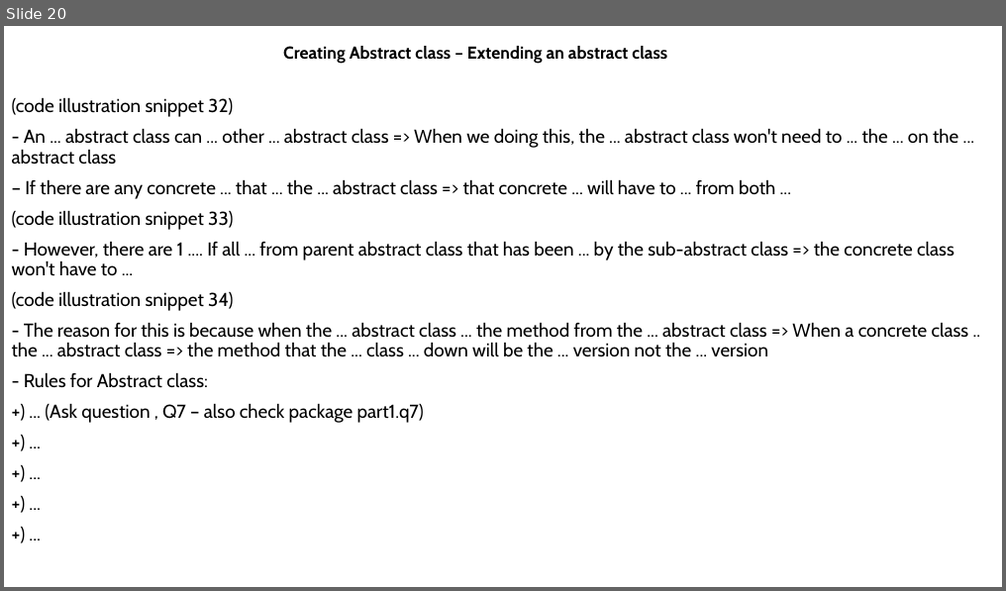
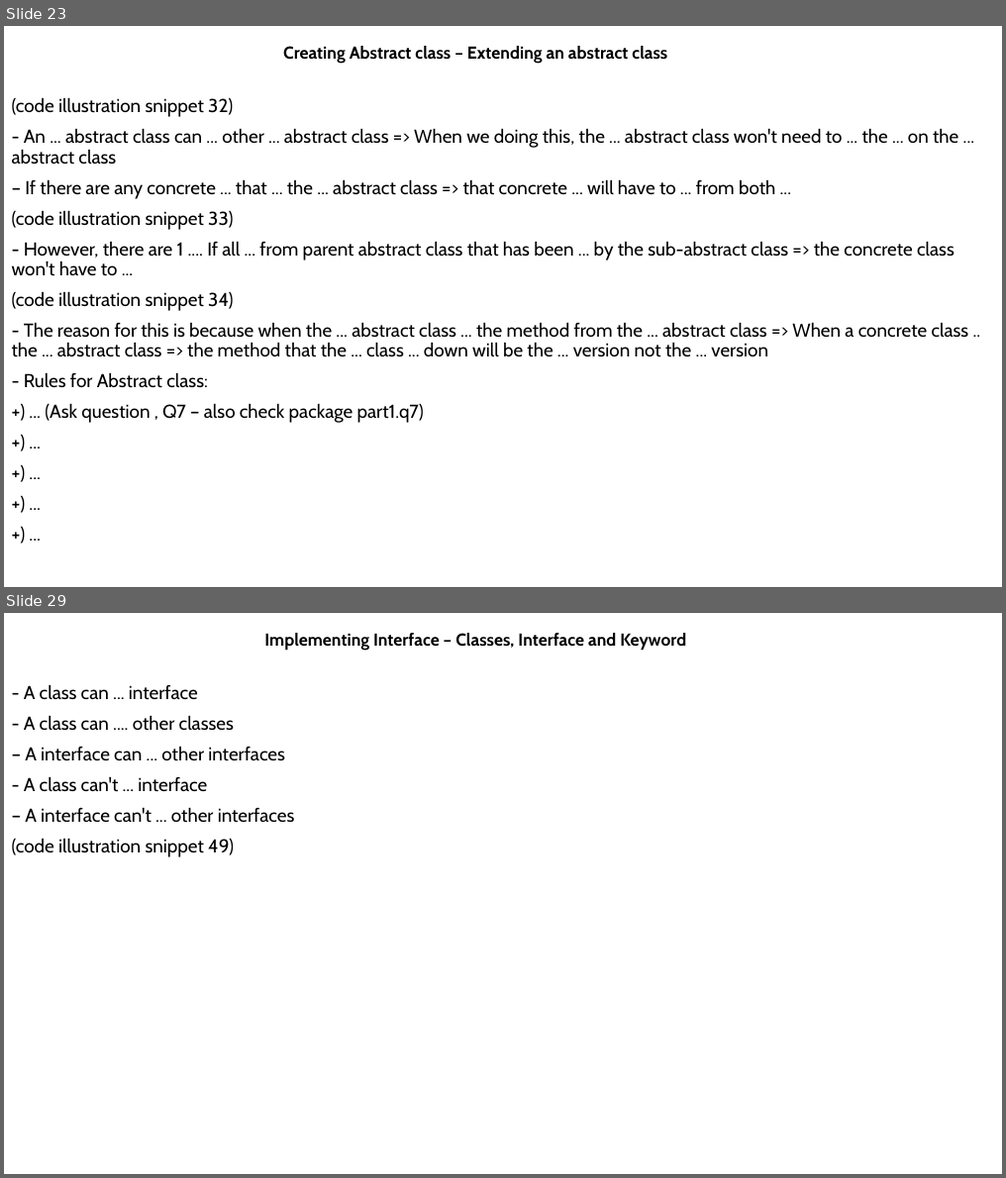
Before and after one commit to MaiDinhVinh/CS-Java, a slide deck: self-study resources/J8SE1/Chapter 5 - Class Design.pptx. Shown one above the other, each under a label of ours: slide 20 before the commit, slides 23 and 29 after it; the slides between them are not shown. The pictures are 1006x591 and 1006x1178 pixels, drawn with LibreOffice and Linux fonts; fonts in the diff are those of the drawing. Boxes give left, top, right and bottom in pixels: in the first picture for what was removed or moved away, otherwise in the second. Text is boxed around its words. In the diff, an @@ line names an element or a change of style, - is before the commit and + after.

```diff
--- a/self-study resources/J8SE1/Chapter 5 - Class Design.pptx
+++ b/self-study resources/J8SE1/Chapter 5 - Class Design.pptx
@@ slide 29 added at (x1=4, y1=613, x2=1002, y2=1174), background #FFFFFF @@
@@ subtitle added at (x1=264, y1=633, x2=686, y2=651), 16.6 pt, text #000000, bold @@
+Implementing Interface – Classes, Interface and Keyword
@@ text added at (x1=12, y1=684, x2=295, y2=858), 18 pt, text #000000 @@
+- A class can ... interface
+- A class can .... other classes
+– A interface can ... other interfaces
+- A class can't ... interface
+– A interface can't ... other interfaces
+(code illustration snippet 49)
@@ what was slide 20 is now slide 23 @@
```
Also in this commit, not shown: 3 slides changed, 10 other slides added.
